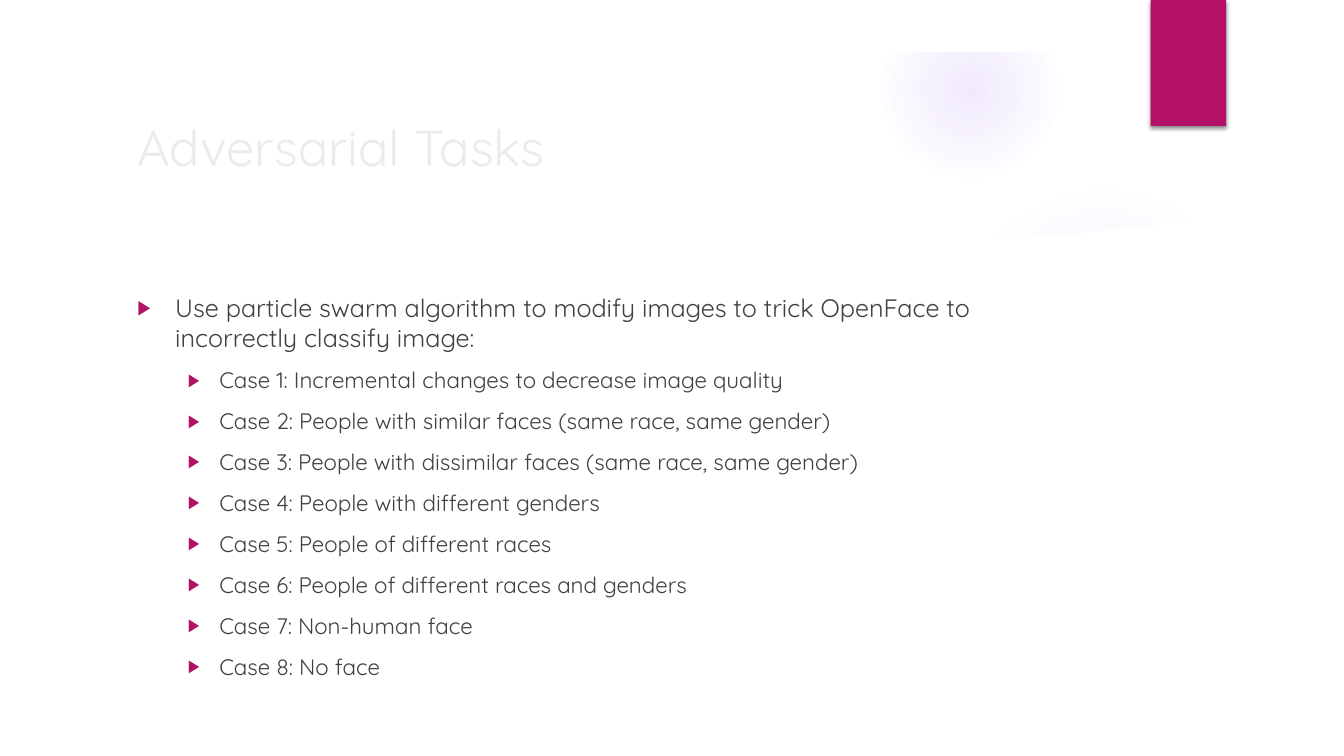
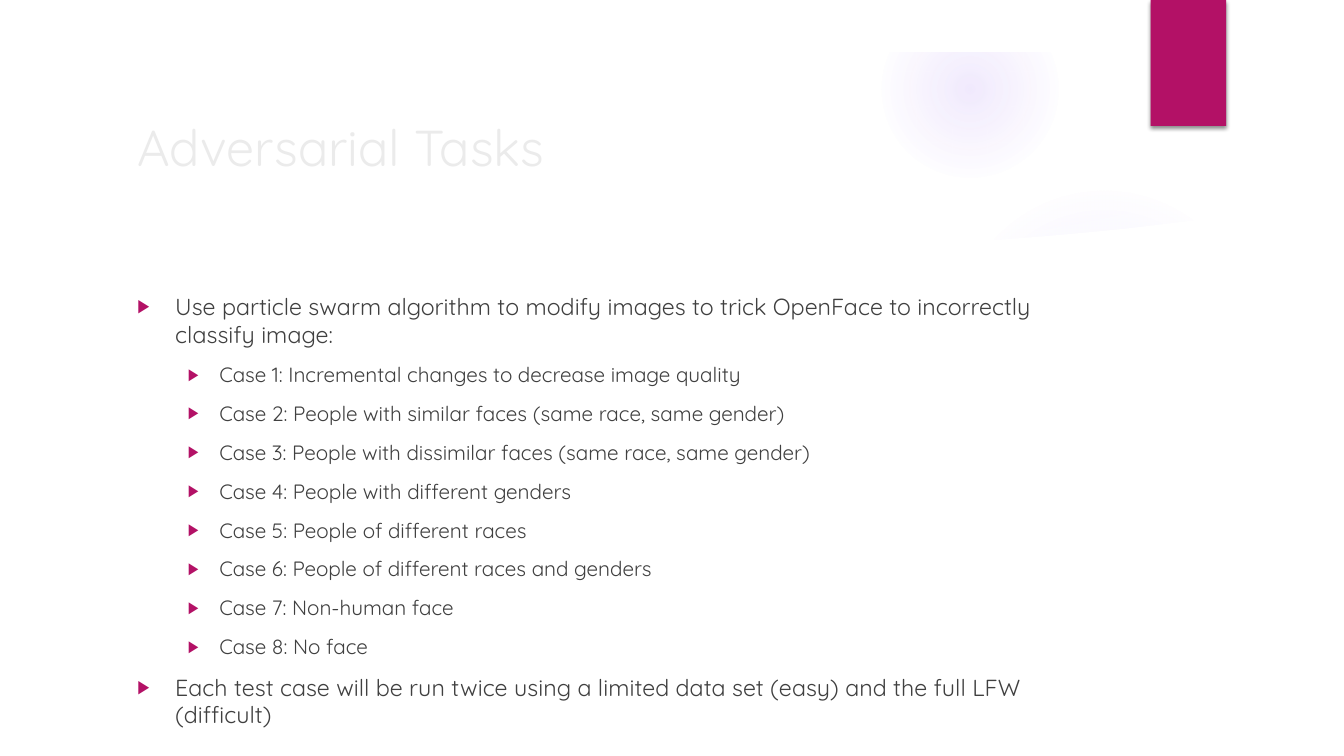
Before and after one commit to erstrong/BigDataSystemsandIntelligenceAnalytics, a slide deck: slide 9 of ProgressReport.pptx (slide 8 before the commit). Drawn at 1344x756 pixels with LibreOffice and Linux fonts; fonts in the diff are those of the drawing; background and template pictures are left out. Boxes give left, top, right and bottom in pixels: in the first picture for what was removed or moved away, otherwise in the second. Text is boxed around its words. In the diff, an @@ line names an element or a change of style, - is before the commit and + after.

```diff
--- a/ProgressReport.pptx
+++ b/ProgressReport.pptx
@@ text at (x1=175, y1=298, x2=1030, y2=654): size 18 to 16.6 pt in "Use particle swarm algorithm to modify images ..."; size 16 to 14.8 pt in "Case 1: Incremental changes to decrease image ...", "Case 2: People with similar faces (same ...", "Case 3: People with dissimilar faces (same ...", "Case 4: People with different genders" and 4 more places @@
@@ text at (x1=175, y1=679, x2=1020, y2=728): paragraph added @@
+▶ Each test case will be run twice using a limited data set (easy) and the full LFW (difficult)
```
Also in this commit, not shown: 3 other slides changed, 1 slide added, 1 other file.
